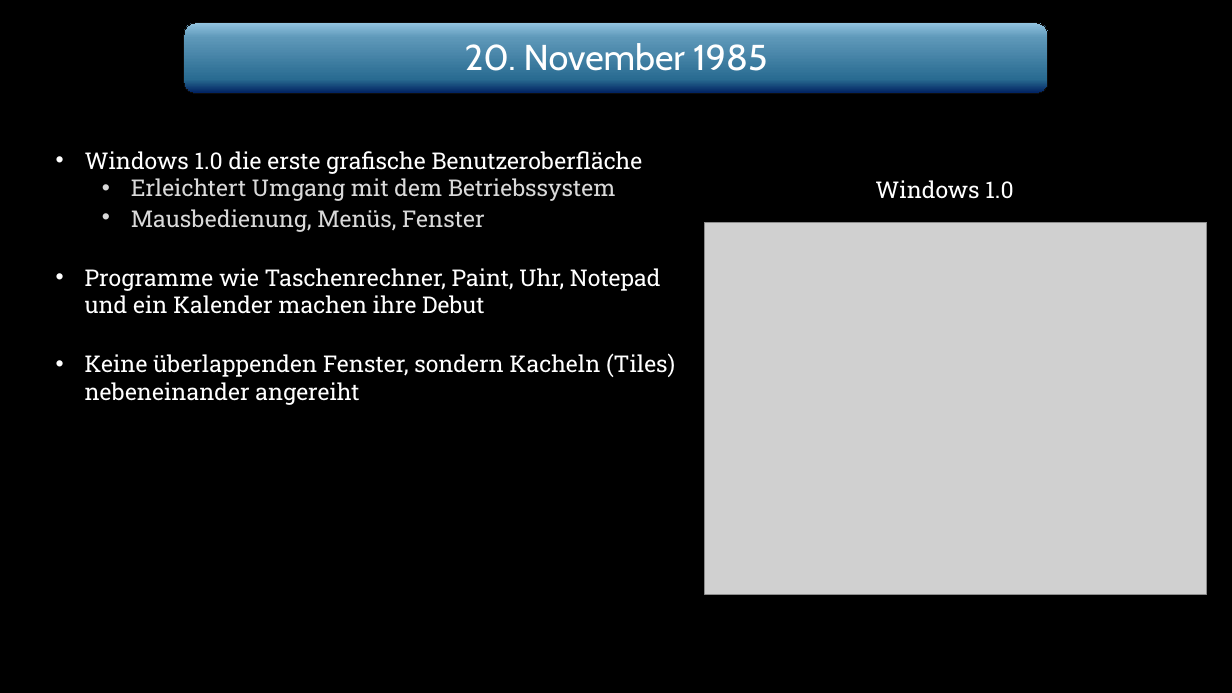
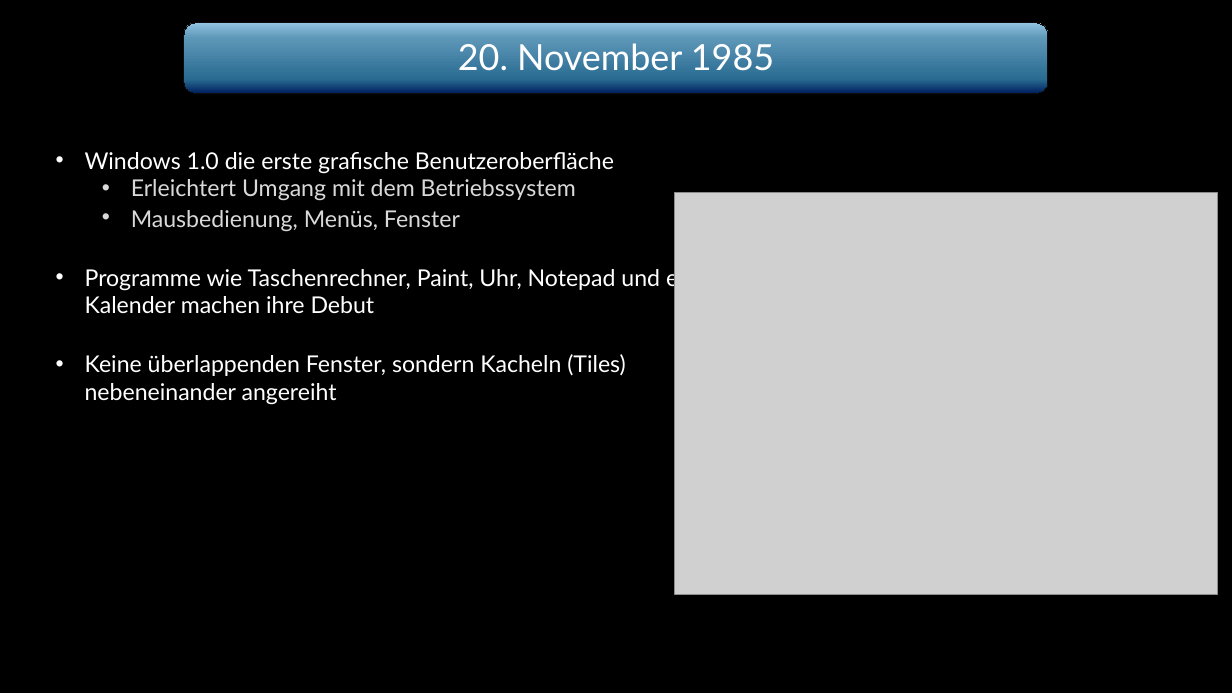
Before and after one commit to Wummy01/Wummy101010, a slide deck: slide 3 of Windows_Praesentation_Donnerstag.pptx. Drawn at 1232x693 pixels with LibreOffice and Linux fonts; fonts in the diff are those of the drawing; grey boxes stand for pictures; background and template pictures are left out. Boxes give left, top, right and bottom in pixels: in the first picture for what was removed or moved away, otherwise in the second. Text is boxed around its words. In the diff, an @@ line names an element or a change of style, - is before the commit and + after.

```diff
--- a/Windows_Praesentation_Donnerstag.pptx
+++ b/Windows_Praesentation_Donnerstag.pptx
@@ text "20. November 1985" at (x1=458, y1=43, x2=774, y2=70): font Cabin to Lato @@
@@ text "Windows 1.0 die erste grafische ..." at (x1=85, y1=152, x2=697, y2=405): font Roboto Slab to Lato @@
@@ picture resized from (x1=705, y1=223, x2=1207, y2=595) to (x1=675, y1=192, x2=1217, y2=595) @@
@@ text removed at (x1=875, y1=180, x2=1013, y2=199) @@
-Windows 1.0
```
Also in this commit, not shown: 17 other slides changed.
